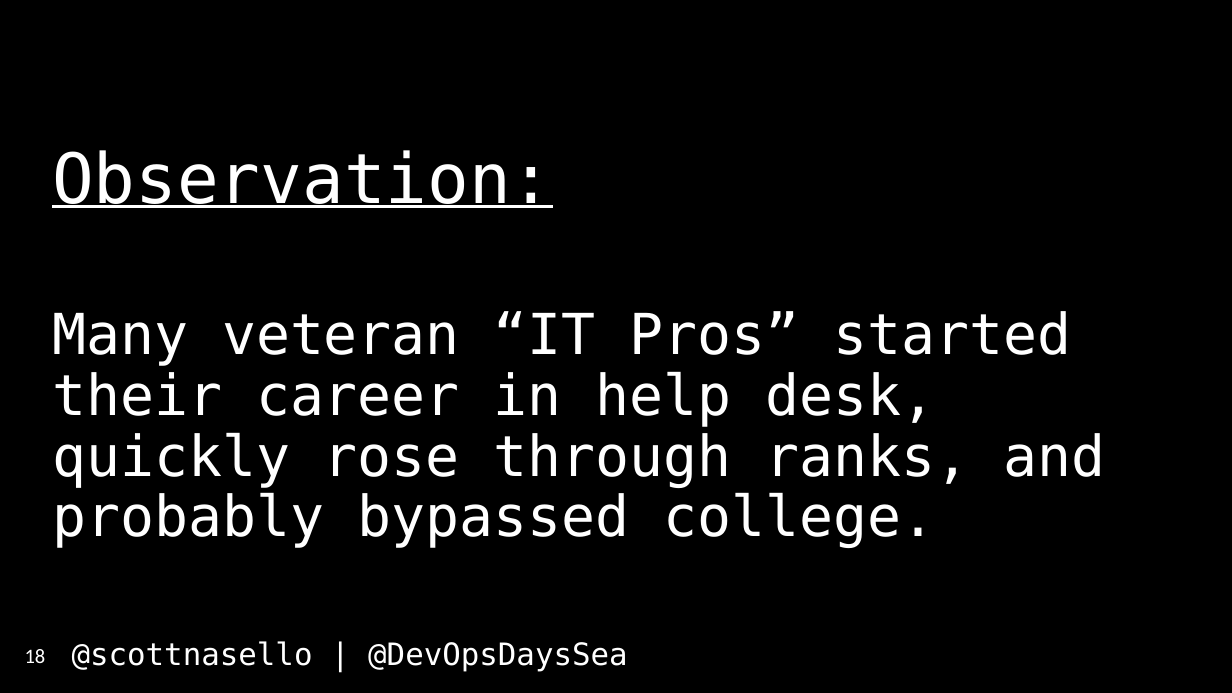
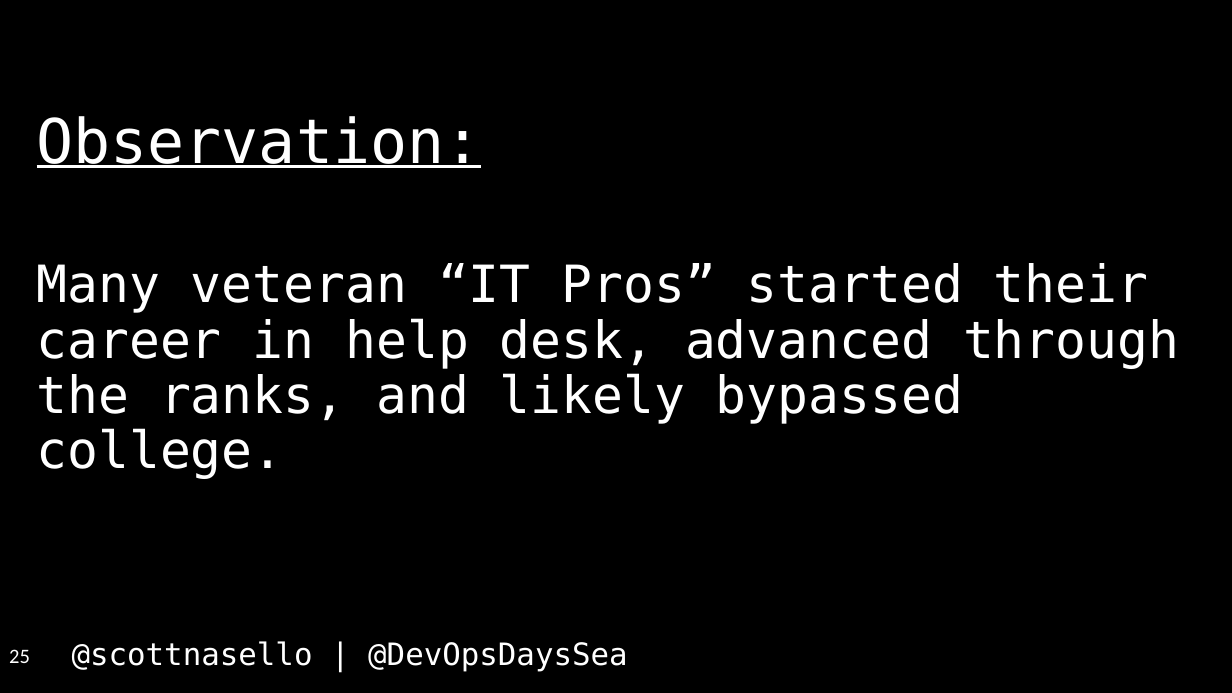
Before and after one commit to scottnasello/talks, a slide deck: slide 25 of 2017-04-26 Seattle DevOpsDays/DevOpsDays Seattle.pptx (slide 18 before the commit). Drawn at 1232x693 pixels with LibreOffice and Linux fonts; fonts in the diff are those of the drawing. Boxes give left, top, right and bottom in pixels: in the first picture for what was removed or moved away, otherwise in the second. Text is boxed around its words. In the diff, an @@ line names an element or a change of style, - is before the commit and + after.

```diff
--- a/2017-04-26 Seattle DevOpsDays/DevOpsDays Seattle.pptx
+++ b/2017-04-26 Seattle DevOpsDays/DevOpsDays Seattle.pptx
@@ text "Observation:": place and size @@
-text "Observation:" at [52, 150, 1106, 548]
+text "Observation:" at [37, 116, 1179, 479]
@@ text "Observation:" at [37, 116, 1179, 479]: vertical alignment middle to top @@
@@ text at [37, 116, 482, 168]: size 54 to 48 pt in "Observation:" @@
@@ text at [37, 263, 1179, 479]: text changed; size 44 to 40 pt @@
-Many veteran “IT Pros” started their career in help desk, quickly rose through ranks, and probably bypassed college.
+Many veteran “IT Pros” started their career in help desk, advanced through the ranks, and likely bypassed college.
@@ page number at [9, 649, 30, 663]: text changed @@
-18
+25
```
Also in this commit, not shown: 23 other slides changed, 15 slides added, 5 slides removed, 1 other file.
